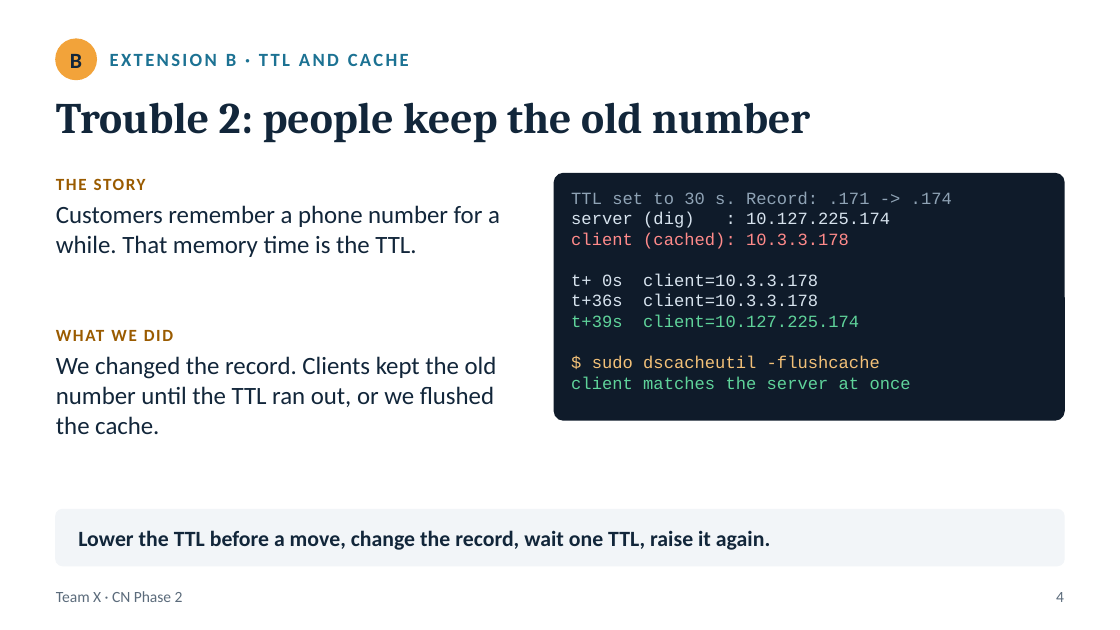
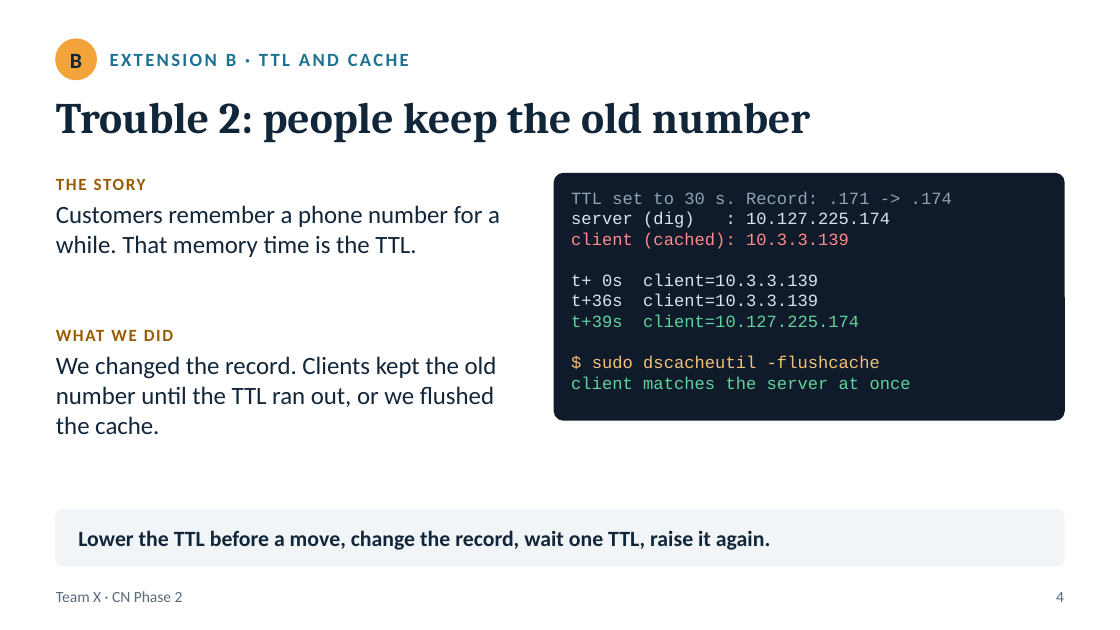
Before and after one commit to Lucifer-Saksham/CN-Private-Network-Platform, a slide deck: slide 4 of docs/PHASE2_STORY.pptx. Drawn at 1120x630 pixels with LibreOffice and Linux fonts; fonts in the diff are those of the drawing. Boxes give left, top, right and bottom in pixels: in the first picture for what was removed or moved away, otherwise in the second. Text is boxed around its words. In the diff, an @@ line names an element or a change of style, - is before the commit and + after.

```diff
--- a/docs/PHASE2_STORY.pptx
+++ b/docs/PHASE2_STORY.pptx
@@ text at (571, 232, 849, 306): text changed @@
-client (cached): 10.3.3.178
-t+ 0s client=10.3.3.178
-t+36s client=10.3.3.178
+client (cached): 10.3.3.139
+t+ 0s client=10.3.3.139
+t+36s client=10.3.3.139
```
Also in this commit, not shown: 1 other slide changed, 15 other files.
